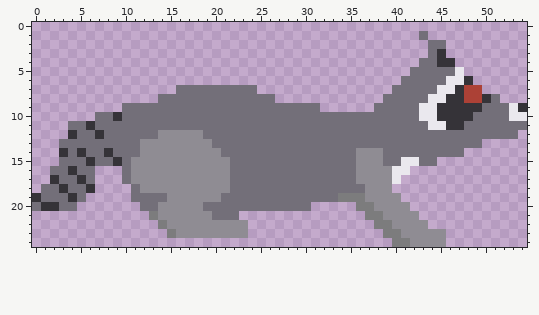
File history of a pixel-art sprite, graphics/images/character/animals/racoon_running3.png. The picture above is the old version.
The file is 55x25 pixels.
And afterwards:
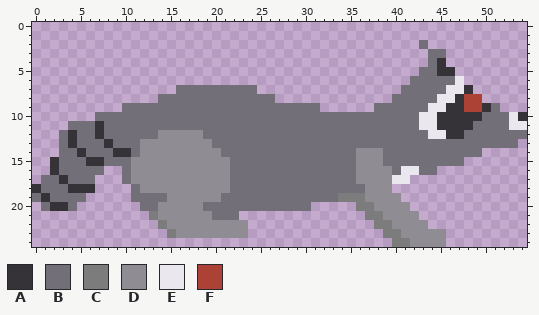
Palette (. is transparent): A #353338  B #736f79  C #7c7c7d  D #8f8c93  E #eae8ee  F #ac4136
From old to new:
y 1: x 43 B -> .
y 2: x 43..45 .BB -> B..
y 3: x 45 A -> B
y 4: x 43 B -> .; x 46 A -> .
y 5: x 42 B -> .; x 45..47 BBE -> AA.
y 6: x 41 B -> .; x 46 E -> B; x 48 A -> .
y 7: x 40 B -> .; x 45 E -> B; x 47..49 AFF -> EA.
y 8: x 39 B -> .; x 44 E -> B; x 46 A -> E; x 50..51 AB -> ..
y 9: x 43 E -> B; x 45 A -> E; x 48..50 AAB -> FFA; x 52..54 BEA -> ...
y 10: x 9 A -> B; x 49 B -> A; x 54 E -> A
y 11: x 6..7 AB -> BA; x 43 B -> E; x 45 E -> A; x 48 B -> A; x 53..54 BB -> EE
y 12: x 3 . -> B; x 44..47 BBBB -> EEAA; x 54 . -> B
y 13: x 4 B -> A; x 8 B -> A; x 50..53 .... -> BBBB
y 14: x 3 A -> B; x 8..10 ABB -> BAA; x 48..49 .. -> BB
y 15: x 2 . -> A; x 7 B -> A; x 9 A -> B; x 41..42 EE -> BB; x 45..47 ... -> BBB
y 16: x 2 B -> A; x 4 A -> B; x 7 . -> B; x 40 E -> B; x 42..44 ... -> EBB
y 17: x 1..3 .AB -> BBA; x 5 A -> B; x 41 . -> E
y 18: x 0 . -> A; x 3..5 ABB -> BAA
y 19: x 0..1 AB -> BA; x 4 A -> B
y 20: x 0..1 BA -> .B; x 3 B -> A
